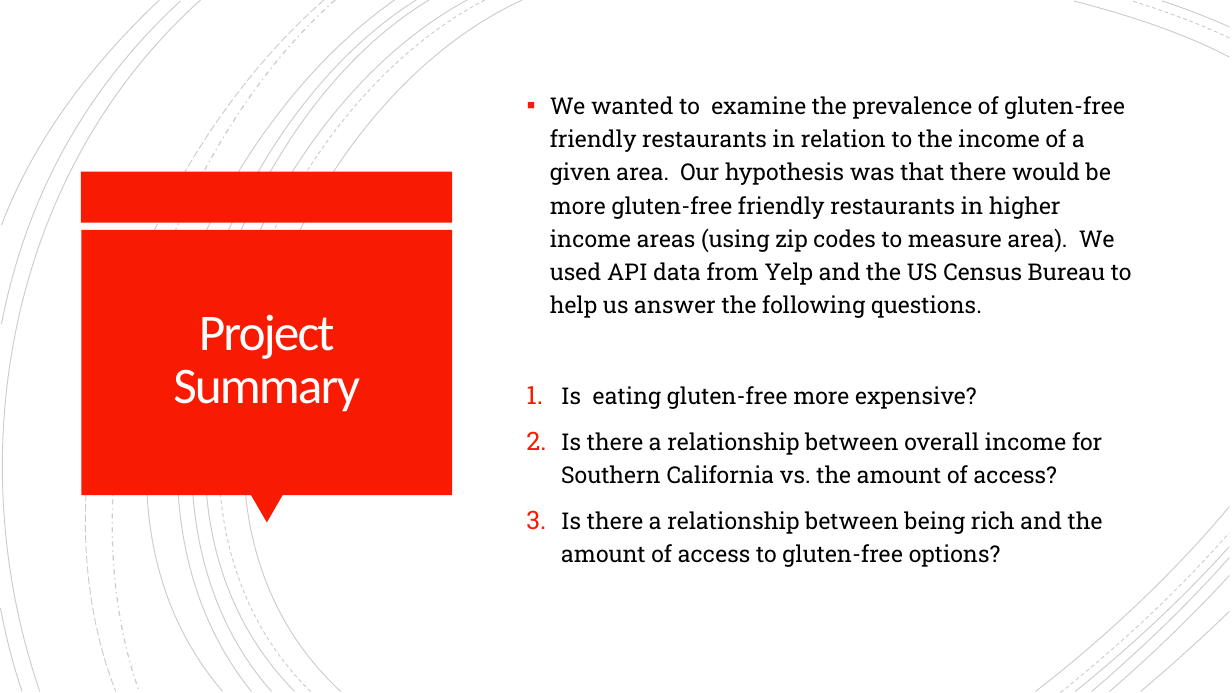
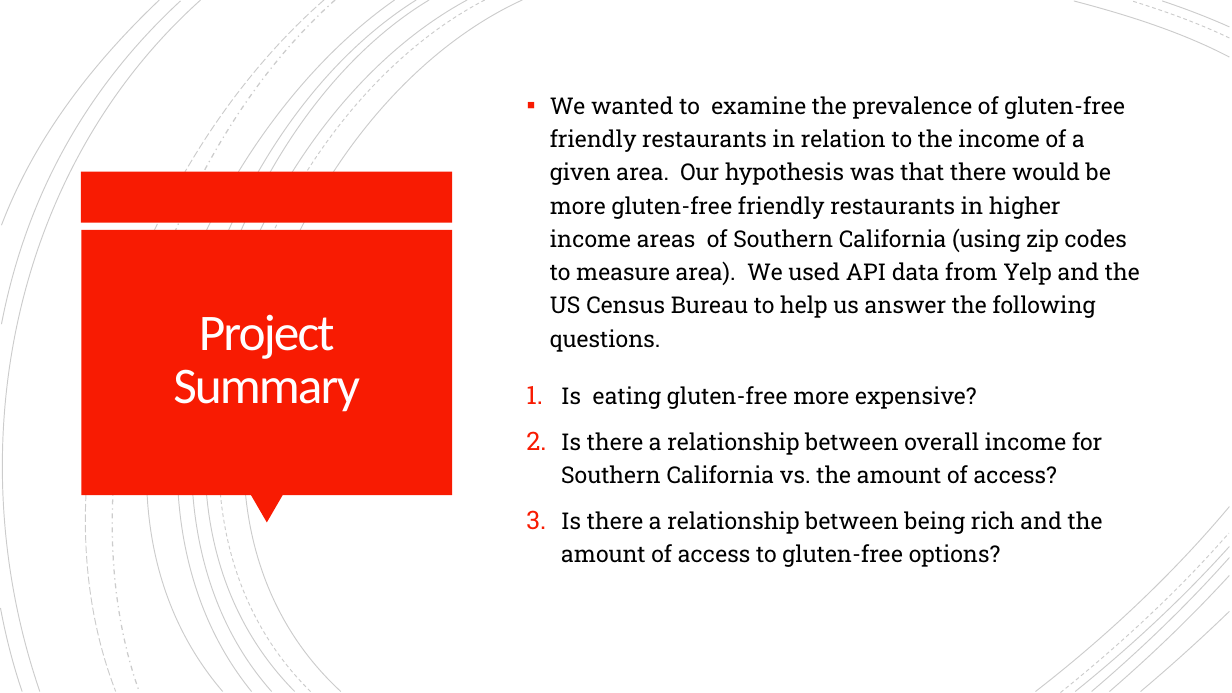
Before and after one commit to connie-hu/DataViz_Project, a slide deck: slide 3 of Solution/Data_Viz Presentation.pptx. Drawn at 1232x693 pixels with LibreOffice and Linux fonts; fonts in the diff are those of the drawing. Boxes give left, top, right and bottom in pixels: in the first picture for what was removed or moved away, otherwise in the second. Text is boxed around its words. In the diff, an @@ line names an element or a change of style, - is before the commit and + after.

Commit message:
Updated the PowerPoint

```diff
--- a/Solution/Data_Viz Presentation.pptx
+++ b/Solution/Data_Viz Presentation.pptx
@@ text at (550, 96, 1140, 352): text changed @@
-▪ We wanted to examine the prevalence of gluten-free friendly restaurants in relation to the income of a given area. Our hypothesis was that there would be more gluten-free friendly restaurants in higher income areas (using zip codes to measure area). We used API data from Yelp and the US Census Bureau to help us answer the following questions.
+▪ We wanted to examine the prevalence of gluten-free friendly restaurants in relation to the income of a given area. Our hypothesis was that there would be more gluten-free friendly restaurants in higher income areas of Southern California (using zip codes to measure area). We used API data from Yelp and the US Census Bureau to help us answer the following questions.
```
